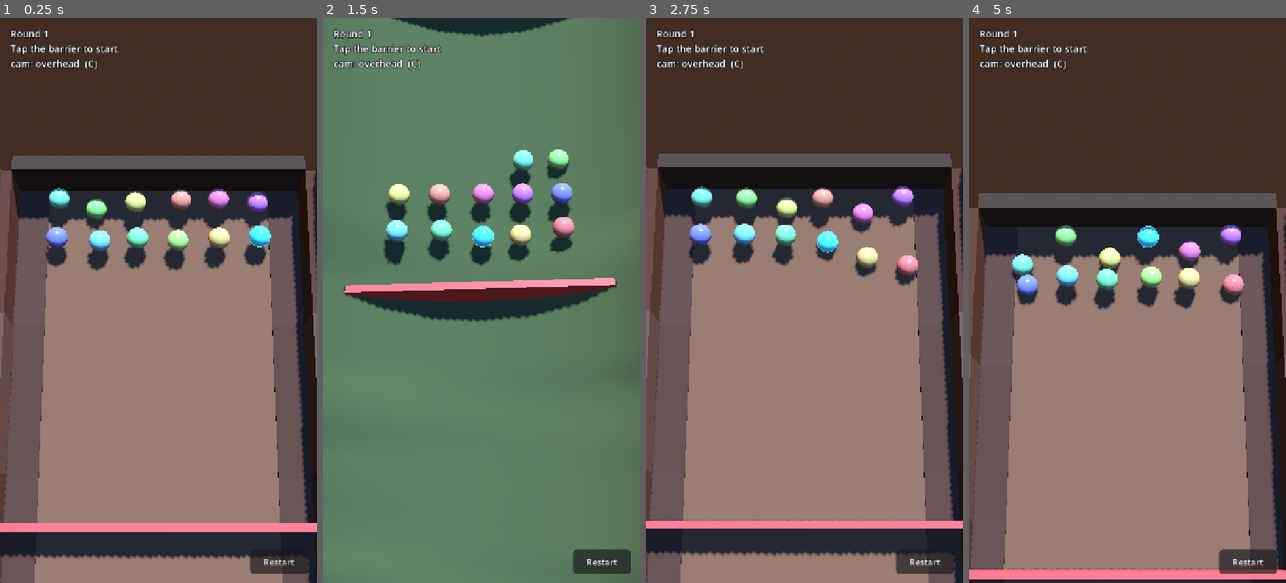
Above: before the commit, frames 1-4 (left to right).
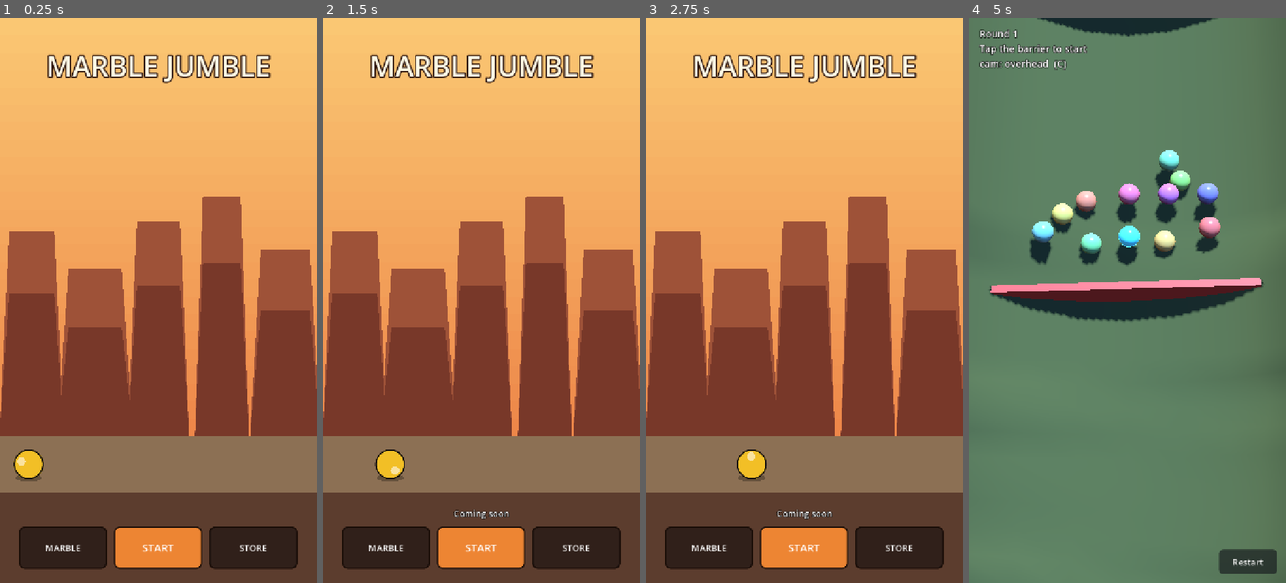
Above: after the commit, the same moments.

Repository: Arjan-N/marble-jumble
Game: Godot game, scene res://scenes/home.tscn
Two runs of this game, one before a commit and one after it. Both use one fixed random seed, a clock stepped at 60 frames per second and the inputs below. Before the commit the project starts from res://scenes/main.tscn.
Inputs (mouse positions are in pixels of both pictures, inside the frame that each line leads up to):
- Up to frame 1 (0.25 s): no input
- Up to frame 2 (1.5 s): click "Restart" (after the commit: "MARBLE") at 0.5 s; click "Restart" (after the commit: "STORE") at 1.25 s
- Up to frame 3 (2.75 s): click (924, 560) at 2 s, where only the run before the commit has a clickable "Restart"
- Up to frame 4 (5 s): click (1127, 549) at 2.75 s, where only the run after the commit has a clickable "START"; click "Restart" at 3.5 s; click "Restart" at 4.25 s

The runs differ from the first frame. In frame 1, 99% of the frame differs, in the area x 0-100%, y 0-100%; in frame 2, 100%; in frame 3, 99%; in frame 4, 98%.

Commit message:
Add the home screen
Per docs/ui-reference/UI_VISUAL_REFERENCES.md ("Home"): the player's
marble as the hero, a simplified Canyon backdrop, and MARBLE / START /
STORE navigation. Built entirely in code (HomeScreen, HomeBackdrop,
HomeMarble), matching the rest of the project's no-art-pipeline
convention (RaceHUD, ComicPopup) — flat colour shapes and outlined
text stand in for the comic-book look rather than sprites.

HomeMarble rolls and spins continuously across a foreground strip,
angle tied to distance travelled so it reads as rolling rather than
just spinning in place. No save/profile system exists yet, so its
colour is a hardcoded stand-in rather than the player's actual
customisation.

Round-start (course carousel, 4x3 marble grid) and Shop aren't built:
START goes straight into the existing race scene, and MARBLE/STORE
show a "Coming soon" toast. Logged in docs/BACKLOG.md along with an
overdue status update to the Sound entry, which was implemented two
commits ago but still read "not started".

project.godot's main_scene now points at scenes/home.tscn instead of
scenes/main.tscn.

Diff:
--- a/project.godot
+++ b/project.godot
@@ -12,7 +12,7 @@
 
 config/name="Marble Jumble"
 config/description="Phase 0 physics prototype. See docs/PHASE_0_TECHNICAL_SPEC.md."
-run/main_scene="res://scenes/main.tscn"
+run/main_scene="res://scenes/home.tscn"
 config/features=PackedStringArray("4.7", "GL Compatibility")
 
 [display]
--- /dev/null
+++ b/scenes/home.tscn
@@ -0,0 +1,6 @@
+[gd_scene load_steps=2 format=3]
+
+[ext_resource type="Script" path="res://scripts/ui/home_screen.gd" id="1_home_screen"]
+
+[node name="Home" type="Control"]
+script = ExtResource("1_home_screen")
--- /dev/null
+++ b/scripts/ui/home_backdrop.gd
@@ -0,0 +1,73 @@
+class_name HomeBackdrop
+extends Control
+
+## The home screen's environment: a static, simplified Canyon silhouette.
+## UI_VISUAL_REFERENCES.md asks that this stay lighter and simpler than the
+## illustrated reference so the marble and buttons remain dominant — flat
+## colour shapes, no gradients-as-decoration, no texture pass.
+##
+## Redrawn on resize rather than baked, since the design favours responsive
+## portrait layouts over a fixed canvas size.
+
+const SKY_TOP := Color(0.98, 0.78, 0.45)
+const SKY_BOTTOM := Color(0.93, 0.52, 0.28)
+const CANYON_FAR := Color(0.62, 0.32, 0.22)
+const CANYON_NEAR := Color(0.47, 0.22, 0.16)
+const GROUND_COLOUR := Color(0.36, 0.24, 0.18)
+const TRACK_COLOUR := Color(0.55, 0.44, 0.33)
+
+const TRACK_TOP_FRACTION := 0.74
+const TRACK_HEIGHT_FRACTION := 0.10
+
+
+func _ready() -> void:
+	resized.connect(queue_redraw)
+
+
+func _draw() -> void:
+	var w := size.x
+	var h := size.y
+
+	_draw_sky(w, h)
+	_draw_canyon_layer(w, h, 0.42, 0.60, CANYON_FAR)
+	_draw_canyon_layer(w, h, 0.58, 0.74, CANYON_NEAR)
+	_draw_ground(w, h)
+
+
+func _draw_sky(w: float, h: float) -> void:
+	var steps := 24
+	for i in range(steps):
+		var t0 := float(i) / steps
+		var t1 := float(i + 1) / steps
+		var colour := SKY_TOP.lerp(SKY_BOTTOM, t0)
+		draw_rect(Rect2(0.0, h * TRACK_TOP_FRACTION * t0, w, h * TRACK_TOP_FRACTION * (t1 - t0) + 1.0), colour)
+
+
+## A row of blocky mesa silhouettes between `from_fraction` and
+## `to_fraction` of the canyon band's height — flat colour, hard edges, per
+## the shared comic-book visual language.
+func _draw_canyon_layer(w: float, h: float, from_fraction: float, to_fraction: float, colour: Color) -> void:
+	var base_y := h * TRACK_TOP_FRACTION
+	var top_y := base_y * from_fraction
+	var mesa_count := 5
+	var mesa_width := w / float(mesa_count)
+
+	for i in range(mesa_count):
+		var cx := mesa_width * (float(i) + 0.5)
+		var jitter := sin(float(i) * 1.7) * 0.5 + 0.5
+		var mesa_top := lerpf(top_y, base_y * to_fraction, jitter)
+		var half_width := mesa_width * lerpf(0.42, 0.6, jitter)
+		var points := PackedVector2Array([
+			Vector2(cx - half_width, base_y),
+			Vector2(cx - half_width * 0.7, mesa_top),
+			Vector2(cx + half_width * 0.7, mesa_top),
+			Vector2(cx + half_width, base_y),
+		])
+		draw_colored_polygon(points, colour)
+
+
+func _draw_ground(w: float, h: float) -> void:
+	var track_top := h * TRACK_TOP_FRACTION
+	var track_height := h * TRACK_HEIGHT_FRACTION
+	draw_rect(Rect2(0.0, track_top, w, h - track_top), GROUND_COLOUR)
+	draw_rect(Rect2(0.0, track_top, w, track_height), TRACK_COLOUR)
--- /dev/null
+++ b/scripts/ui/home_marble.gd
@@ -0,0 +1,64 @@
+class_name HomeMarble
+extends Node2D
+
+## The home screen's hero: a single marble rolling across the foreground strip,
+## purely for presentation — no physics body, no relation to `Marble`. Drawn
+## the same procedural way as `ComicPopup` and `SoundSynth`, since Phase 0 has
+## no art pipeline to add a sprite through (see UI_VISUAL_REFERENCES.md, Home).
+##
+## Rotation is tied to horizontal speed (angle = distance / radius) rather than
+## a fixed spin rate, so it reads as rolling rather than just spinning in
+## place — the same physical honesty the race itself insists on.
+
+const RADIUS := 34.0
+const SPEED := 70.0 ## px/s across the design-space (720-wide) track.
+
+var _colour: Color
+var _track_left: float
+var _track_right: float
+var _distance := 0.0
+## The marble's own spin, kept separate from the node's `rotation` — the node
+## only moves horizontally, and spinning it would carry the flat ground shadow
+## around with it.
+var _spin := 0.0
+
+
+static func create(colour: Color, track_left: float, track_right: float) -> HomeMarble:
+	var marble := HomeMarble.new()
+	marble._colour = colour
+	marble._track_left = track_left
+	marble._track_right = track_right
+	return marble
+
+
+## Called when the screen resizes, since the track spans its width.
+func set_track(track_left: float, track_right: float) -> void:
+	_track_left = track_left
+	_track_right = track_right
+
+
+func _process(delta: float) -> void:
+	_distance += SPEED * delta
+	var span := _track_right - _track_left
+	var x := _track_left + fmod(_distance, span)
+	position.x = x
+	_spin = -_distance / RADIUS
+	queue_redraw()
+
+
+func _draw() -> void:
+	# Contact shadow, flat on the ground — drawn with no rotation applied.
+	# CanvasItem's own draw_ellipse takes a centre and two radii, not a Rect2.
+	var shadow_centre := Vector2(0.0, RADIUS * 0.9)
+	draw_ellipse(shadow_centre, RADIUS * 0.9, RADIUS * 0.25, Color(0.0, 0.0, 0.0, 0.28))
+
+	draw_circle(Vector2.ZERO, RADIUS, _colour)
+	# Thick dark rim, per the shared comic-book visual language (thick outlines,
+	# strong silhouettes) rather than a soft anti-aliased edge.
+	draw_arc(Vector2.ZERO, RADIUS - 1.5, 0.0, TAU, 48, Color(0.05, 0.04, 0.05), 3.0, true)
+
+	# A single bright highlight, orbiting with the marble's own spin, so the
+	# roll — and the customisation the design doc asks be "immediately
+	# apparent" — actually reads at a glance rather than as a flat disc.
+	var highlight_offset := Vector2(-RADIUS * 0.35, -RADIUS * 0.4).rotated(_spin)
+	draw_circle(highlight_offset, RADIUS * 0.28, Color(1.0, 1.0, 1.0, 0.55))
--- /dev/null
+++ b/scripts/ui/home_screen.gd
@@ -0,0 +1,183 @@
+class_name HomeScreen
+extends Control
+
+## The game's front door. Per docs/ui-reference/UI_VISUAL_REFERENCES.md ("Home"):
+## make the player's marble the hero, keep the environment lighter and simpler
+## than the illustrated reference, and lead with MARBLE / START / STORE.
+##
+## Round-start (course carousel, 4x3 marble grid) and Shop are not built yet —
+## MARBLE and STORE show a "coming soon" toast rather than nothing, and START
+## goes straight into the race scene. Revisit once those screens exist.
+##
+## Built entirely in code, no external art or custom fonts, matching every
+## other screen in the project (`RaceHUD`, `ComicPopup`) — there is no art
+## pipeline yet, and the comic-book "thick outline, bold display type" look is
+## produced with outlined text and hard-edged flat colour instead.
+
+const RACE_SCENE := "res://scenes/main.tscn"
+
+## No customisation exists yet to persist a chosen colour, so the home screen's
+## marble stands in with the same warm highlight tone the race gives the
+## player's marble. Swap for a saved profile colour once one exists.
+const MARBLE_COLOUR := Color(0.95, 0.75, 0.15)
+
+const TITLE_FONT_SIZE := 64
+const NAV_FONT_SIZE := 24
+const TOAST_SECONDS := 1.6
+
+## Inset from each edge so the marble visibly turns around rather than
+## vanishing into the screen edge.
+const TRACK_MARGIN := 48.0
+
+var _backdrop: HomeBackdrop
+var _marble: HomeMarble
+var _toast: Label
+var _toast_left := 0.0
+
+
+func _ready() -> void:
+	anchor_right = 1.0
+	anchor_bottom = 1.0
+	mouse_filter = Control.MOUSE_FILTER_IGNORE
+
+	_build_backdrop()
+	_build_title()
+	_build_marble()
+	_build_toast()
+	_build_nav()
+
+	resized.connect(_on_resized)
+
+
+func _process(delta: float) -> void:
+	if _toast_left > 0.0:
+		_toast_left -= delta
+		_toast.modulate.a = clampf(_toast_left / 0.4, 0.0, 1.0)
+
+
+func _build_backdrop() -> void:
+	_backdrop = HomeBackdrop.new()
+	_backdrop.anchor_right = 1.0
+	_backdrop.anchor_bottom = 1.0
+	_backdrop.mouse_filter = Control.MOUSE_FILTER_IGNORE
+	add_child(_backdrop)
+
+
+func _build_title() -> void:
+	var title := Label.new()
+	title.text = "MARBLE JUMBLE"
+	title.anchor_right = 1.0
+	title.offset_top = 64.0
+	title.offset_bottom = 64.0 + TITLE_FONT_SIZE * 1.4
+	title.horizontal_alignment = HORIZONTAL_ALIGNMENT_CENTER
+	title.add_theme_font_size_override("font_size", TITLE_FONT_SIZE)
+	title.add_theme_color_override("font_color", Color(1.0, 0.98, 0.9))
+	title.add_theme_color_override("font_outline_color", Color(0.15, 0.06, 0.04))
+	title.add_theme_constant_override("outline_size", 12)
+	title.mouse_filter = Control.MOUSE_FILTER_IGNORE
+	add_child(title)
+
+
+func _build_marble() -> void:
+	var bounds := _track_bounds()
+	_marble = HomeMarble.create(MARBLE_COLOUR, bounds.x, bounds.y)
+	_marble.position.y = _track_row_y()
+	add_child(_marble)
+
+
+## Left/right x-range the home marble rolls across, in this control's own
+## coordinates. Deferred to `size` rather than a fixed design width so it
+## still centres correctly on whatever portrait aspect the device stretches to.
+## Falls back to the viewport's own size before the control's first layout
+## pass has run, so the first frame doesn't hand `HomeMarble` a zero-width or
+## negative track.
+func _track_bounds() -> Vector2:
+	var width := size.x if size.x > 0.0 else get_viewport_rect().size.x
+	return Vector2(TRACK_MARGIN, width - TRACK_MARGIN)
+
+
+func _track_row_y() -> float:
+	var height := size.y if size.y > 0.0 else get_viewport_rect().size.y
+	return height * (HomeBackdrop.TRACK_TOP_FRACTION + HomeBackdrop.TRACK_HEIGHT_FRACTION * 0.5)
+
+
+func _on_resized() -> void:
+	if _marble == null:
+		return
+	var bounds := _track_bounds()
+	_marble.set_track(bounds.x, bounds.y)
+	_marble.position.y = _track_row_y()
+
+
+func _build_toast() -> void:
+	_toast = Label.new()
+	_toast.anchor_right = 1.0
+	_toast.anchor_top = 1.0
+	_toast.anchor_bottom = 1.0
+	_toast.offset_top = -172.0
+	_toast.offset_bottom = -140.0
+	_toast.horizontal_alignment = HORIZONTAL_ALIGNMENT_CENTER
+	_toast.add_theme_font_size_override("font_size", 20)
+	_toast.add_theme_color_override("font_color", Color(1.0, 1.0, 1.0))
+	_toast.add_theme_color_override("font_outline_color", Color.BLACK)
+	_toast.add_theme_constant_override("outline_size", 6)
+	_toast.mouse_filter = Control.MOUSE_FILTER_IGNORE
+	_toast.modulate.a = 0.0
+	add_child(_toast)
+
+
+func _show_toast(text: String) -> void:
+	_toast.text = text
+	_toast.modulate.a = 1.0
+	_toast_left = TOAST_SECONDS
+
+
+## Three tactile buttons, flat with a thick dark border rather than the
+## engine's default beveled look — the same restrained, physical language
+## `RaceHUD`'s restart button uses, per PROJECT.md section 8.
+func _build_nav() -> void:
+	var row := HBoxContainer.new()
+	row.anchor_left = 0.06
+	row.anchor_right = 0.94
+	row.anchor_top = 1.0
+	row.anchor_bottom = 1.0
+	row.offset_top = -128.0
+	row.offset_bottom = -32.0
+	row.add_theme_constant_override("separation", 16)
+	add_child(row)
+
+	row.add_child(_nav_button("MARBLE", func() -> void: _show_toast("Coming soon")))
+	row.add_child(_nav_button("START", _on_start_pressed, true))
+	row.add_child(_nav_button("STORE", func() -> void: _show_toast("Coming soon")))
+
+
+func _nav_button(label: String, on_pressed: Callable, emphasised := false) -> Button:
+	var button := Button.new()
+	button.text = label
+	button.size_flags_horizontal = Control.SIZE_EXPAND_FILL
+	button.custom_minimum_size = Vector2(0, 68 if emphasised else 56)
+	button.add_theme_font_size_override("font_size", NAV_FONT_SIZE if emphasised else NAV_FONT_SIZE - 4)
+	button.add_theme_color_override("font_color", Color(1.0, 1.0, 1.0))
+
+	var fill := Color(0.93, 0.52, 0.20) if emphasised else Color(0.12, 0.08, 0.07, 0.72)
+	var normal := StyleBoxFlat.new()
+	normal.bg_color = fill
+	normal.set_corner_radius_all(12)
+	normal.set_border_width_all(3)
+	normal.border_color = Color(0.1, 0.05, 0.03)
+	var pressed := StyleBoxFlat.new()
+	pressed.bg_color = fill.darkened(0.2)
+	pressed.set_corner_radius_all(12)
+	pressed.set_border_width_all(3)
+	pressed.border_color = Color(0.1, 0.05, 0.03)
+
+	button.add_theme_stylebox_override("normal", normal)
+	button.add_theme_stylebox_override("hover", normal)
+	button.add_theme_stylebox_override("pressed", pressed)
+	button.add_theme_stylebox_override("focus", normal)
+	button.pressed.connect(on_pressed)
+	return button
+
+
+func _on_start_pressed() -> void:
+	get_tree().change_scene_to_file(RACE_SCENE)
Not shown, added: scripts/ui/home_backdrop.gd.uid
Not shown, added: scripts/ui/home_marble.gd.uid
Not shown, added: scripts/ui/home_screen.gd.uid
Not shown, changed: docs/BACKLOG.md
